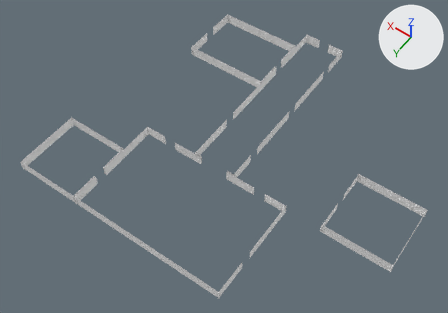
An edit to the glTF model assets/models/niveau/niveau_carrelage_mural.gltf, drawn before and after from the same camera.
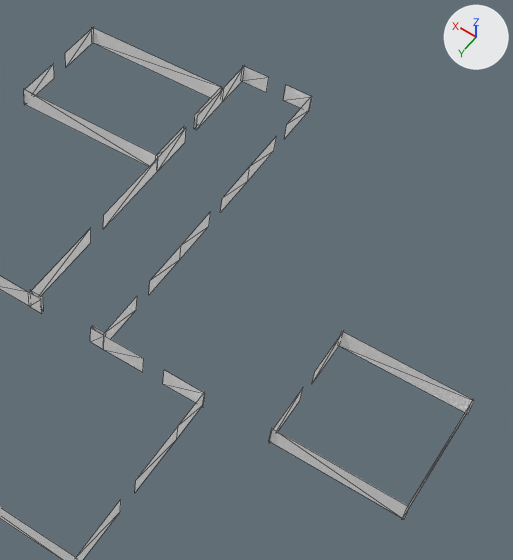
Each version is shown whole from a 50 mm lens placed at (-18.5, 15.5, 41.3), pointed at (0.4, -10.9, -0.2), then close up on the part from 40% to 100% of the width and 0% to 94% of the height. Arrows for +X, +Y and +Z are at upper right; the lights stay in place. The last two pictures show the newer version. The close-ups show mesh edges as thin lines. Vertices at exactly the same position are counted once.

Before the edit, the objects in view are built like this:
```python
me_niveau_carrelage_mural = bpy.data.meshes.new('niveau_carrelage_mural')
me_niveau_carrelage_mural.from_pydata(...)  # 158 vertices, 88 faces; spans x -16.0..13.0, y -27.0..0.0, z 0.1..1.1
me_niveau_carrelage_mural.materials.append(mat_carrelage_mural)  # white #ffffff
ob_niveau_carrelage_mural = bpy.data.objects.new('niveau_carrelage_mural', me_niveau_carrelage_mural)
ob_niveau_carrelage_mural.location = (0.0, 0.0, 0.0)
```
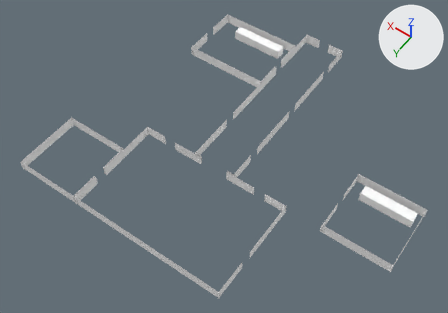
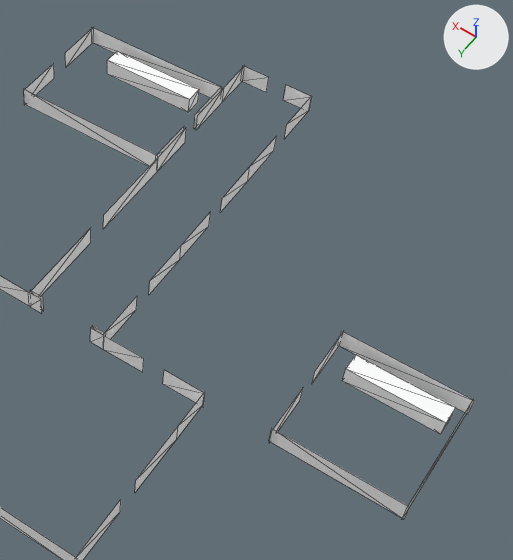
Where the change shows, as pixel boxes [x1, y1, x2, y2] in the close-ups (513 x 560 px):
part 1 of me_niveau_carrelage_mural, added
    after: [107, 51, 199, 112]
part 2 of me_niveau_carrelage_mural, added
    after: [342, 354, 456, 434]

The change, as a diff of the scene's bpy script:
```diff
--- a/assets/models/niveau/niveau_carrelage_mural.gltf.py
+++ b/assets/models/niveau/niveau_carrelage_mural.gltf.py
@@ me_niveau_carrelage_mural @@
 # used by ob_niveau_carrelage_mural; location = (0.0, 0.0, 0.0)
-me_niveau_carrelage_mural.from_pydata(...)  # 158 vertices, 88 faces; spans x -16.0..13.0, y -27.0..0.0, z 0.1..1.1
+me_niveau_carrelage_mural.from_pydata(...)  # 174 vertices, 112 faces; spans x -16.0..13.0, y -27.0..0.0, z 0.0..1.1
+# me_niveau_carrelage_mural part 1: a new loose piece, a box spanning x 3.0..8.0, y -24.4..-23.5, z 0.0..0.9, in mat_carrelage_mural (white #ffffff)
+# me_niveau_carrelage_mural part 2: a new loose piece, a box spanning x -15.5..-11.0, y -14.4..-13.5, z 0.0..0.9, in mat_carrelage_mural (white #ffffff)
 me_niveau_carrelage_mural.materials.append(mat_carrelage_mural)
```
